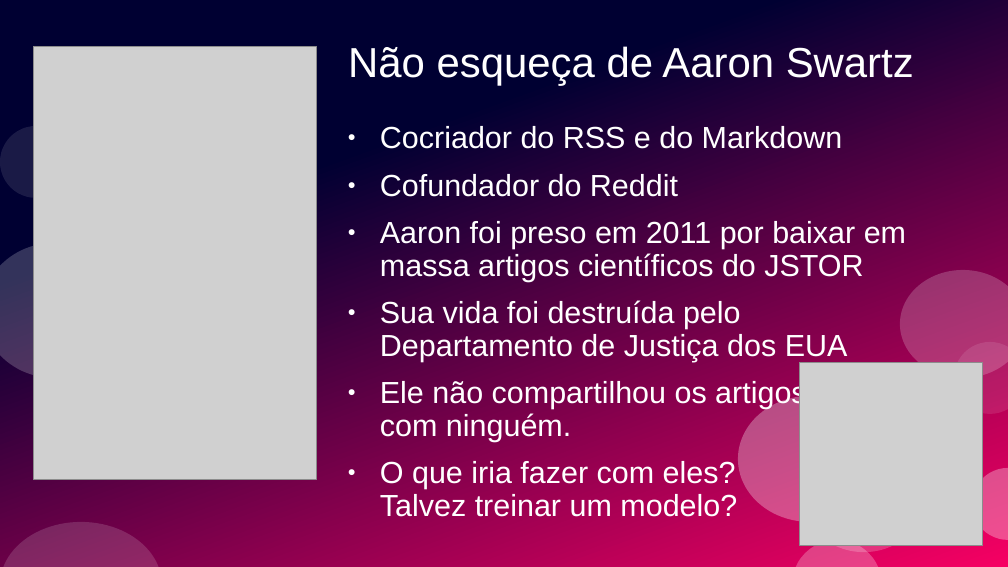
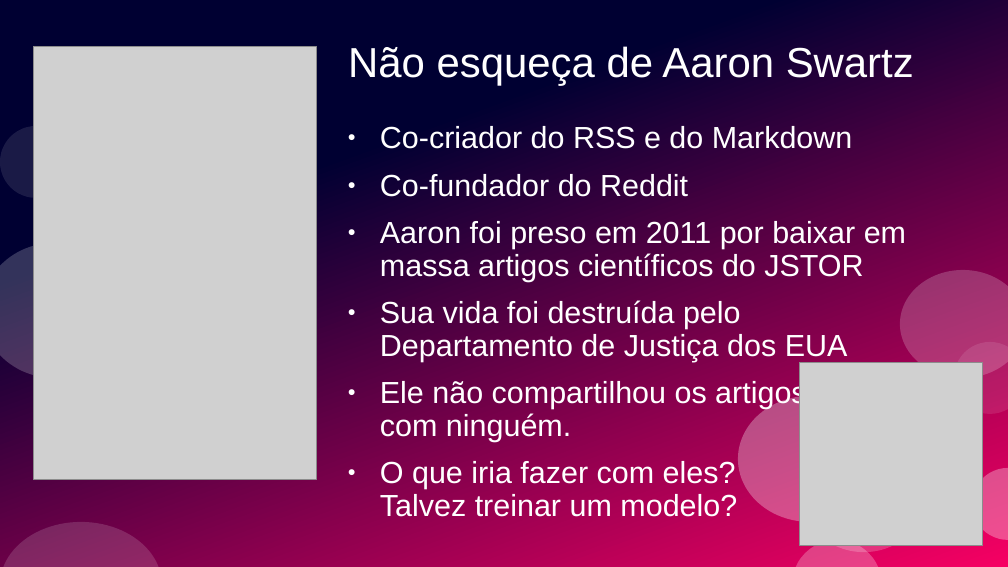
Before and after one commit to ramalho/sets-in-go, a slide deck: slide 108 of conj-em-go1_28.odp (slide 107 before the commit). Drawn at 1008x567 pixels with LibreOffice and Linux fonts; fonts in the diff are those of the drawing; grey boxes stand for pictures. Boxes give left, top, right and bottom in pixels: in the first picture for what was removed or moved away, otherwise in the second. Text is boxed around its words. In the diff, an @@ line names an element or a change of style, - is before the commit and + after.

```diff
--- a/conj-em-go1_28.odp
+++ b/conj-em-go1_28.odp
@@ text at (x1=380, y1=126, x2=853, y2=197): text changed @@
-● Cocriador do RSS e do Markdown
-● Cofundador do Reddit
+● Co-criador do RSS e do Markdown
+● Co-fundador do Reddit
```
Also in this commit, not shown: 35 other slides changed, 5 slides added, 3 slides removed, 1 other file.
